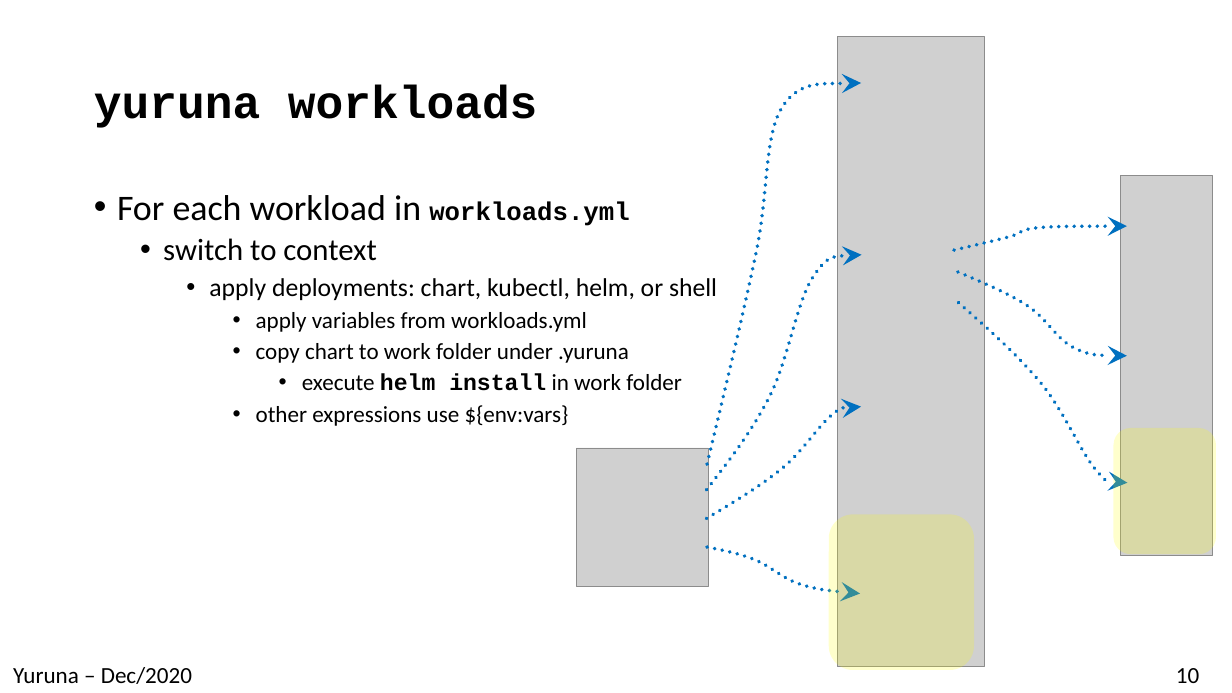
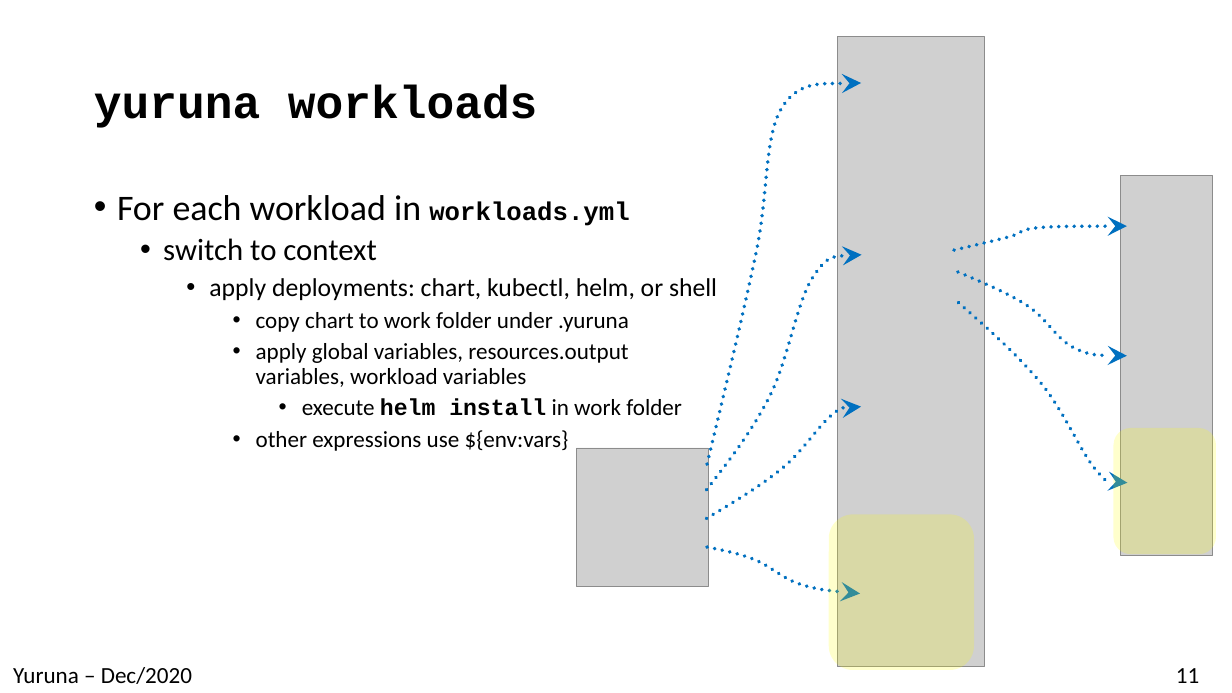
Before and after one commit to alissonsol/Archive, a slide deck: slide 11 of docs/yuruna.pptx (slide 10 before the commit). Drawn at 1232x693 pixels with LibreOffice and Linux fonts; fonts in the diff are those of the drawing; grey boxes stand for pictures. Boxes give left, top, right and bottom in pixels: in the first picture for what was removed or moved away, otherwise in the second. Text is boxed around its words. In the diff, an @@ line names an element or a change of style, - is before the commit and + after.

```diff
--- a/docs/yuruna.pptx
+++ b/docs/yuruna.pptx
@@ text at [256,312,587,332]: paragraph removed @@
-      • apply variables from workloads.yml
@@ text at [256,343,628,387]: paragraph added @@
+      • apply global variables, resources.output
+        variables, workload variables
@@ page number at [1176,668,1199,683]: text changed @@
-10
+11
```
Also in this commit, not shown: 6 other slides changed, 1 slide added, 42 other files.
